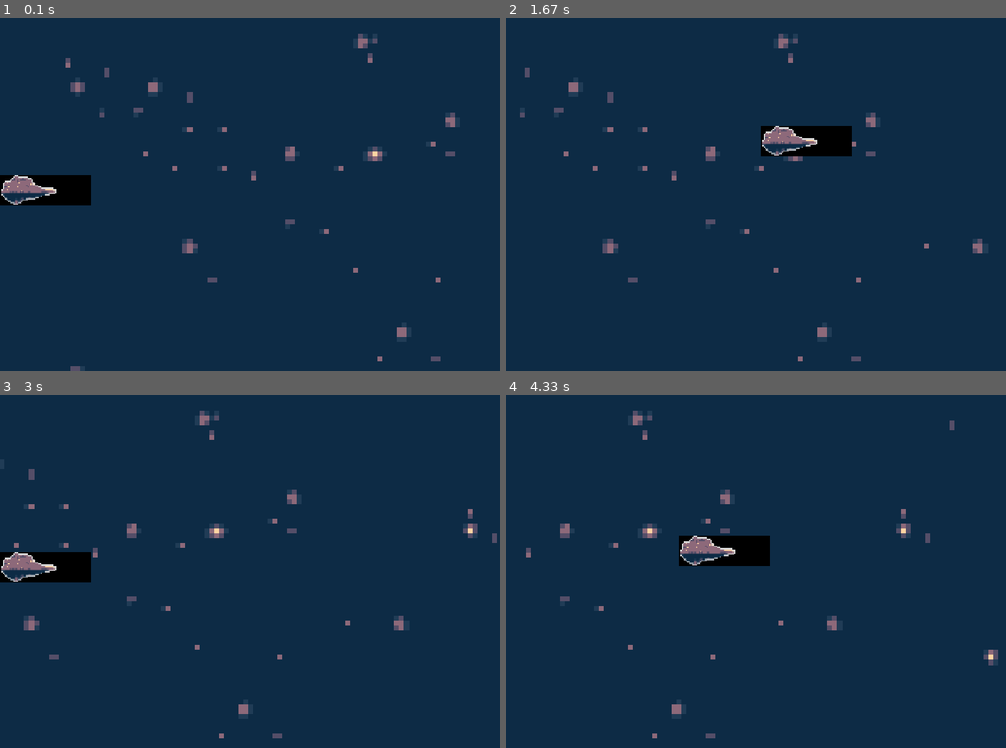
Above: before the commit, frames 1-4 (two rows, left to right).
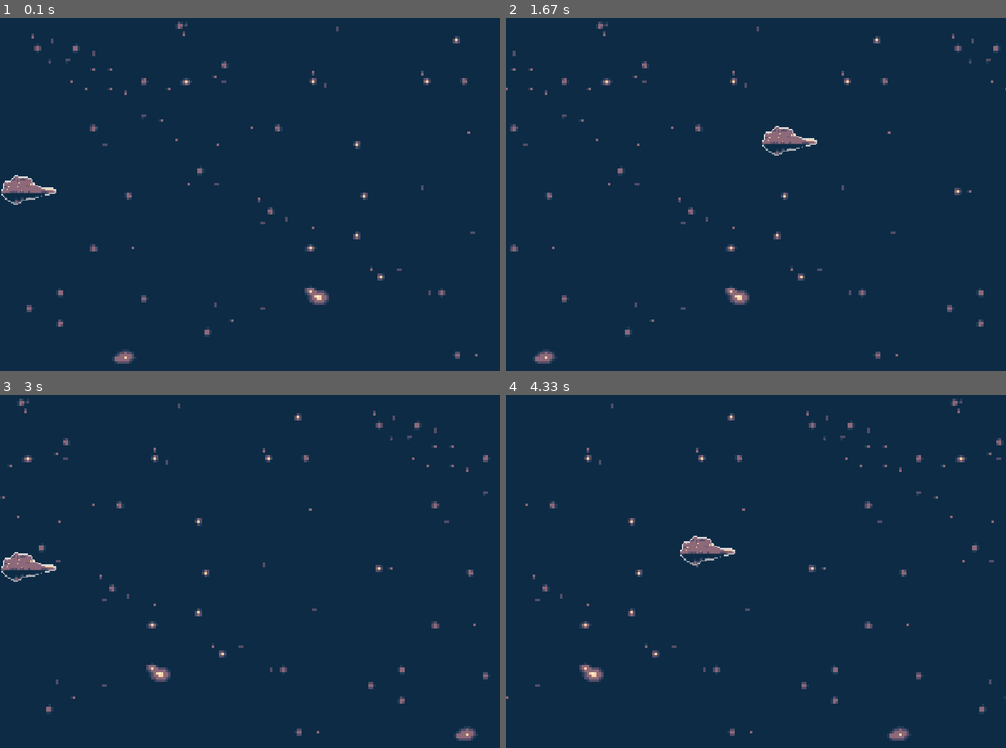
Above: after the commit, the same moments.

Repository: LuizHFS-Codice/Dessoft
Game: pygame game, started from Pygame/Área de Jogo.py
The game is run twice, just before and just after one commit, with the same random seed, the same clock (stepped at 60 frames per second) and the same inputs.
Inputs:
- Up to frame 1 (0.1 s): no input
- Up to frame 2 (1.67 s): hold Right 0.33-0.8 s; hold Up 0.83-1.13 s; hold Right 1.17-1.63 s
- Up to frame 3 (3 s): hold Left 1.67-2.2 s; hold Down 2.23-2.53 s; hold Left 2.57-2.97 s
- Up to frame 4 (4.33 s): hold Up 3-3.37 s; hold Right 3.4-4.03 s; hold Down from 4.07 s (still down)

The runs differ from the first frame. In frame 1, 3.1% of the frame differs, in the area x 0-96%, y 1-100%; in frame 2, 3.0%; in frame 3, 3.1%; in frame 4, 3.0%.

Commit message:
Atualização da Skybox, e convert_alpha na nave

Diff:
--- a/Pygame/Área de Jogo.py
+++ b/Pygame/Área de Jogo.py
@@ -13,10 +13,11 @@
 Janela=pygame.display.set_mode((Largura,Altura))
 pygame.display.set_caption('Space Flight')
 
-NaveImg=pygame.image.load('Assets/Imagens/Nave.png').convert()
+NaveImg=pygame.image.load('Assets/Imagens/Nave.png').convert_alpha()
 relógio=pygame.time.Clock()
 
 SkyBox=pygame.image.load('Assets/Imagens/Skybox.png').convert()
+SkyBox=pygame.transform.scale(SkyBox,(Largura,Altura))
 rolagem=0
 fundo=math.ceil(Largura /SkyBox.get_width()) +1
 
@@ -24,7 +25,7 @@
 class Nave(pygame.sprite.Sprite):
     def __init__(self,img):
         pygame.sprite.Sprite.__init__(self)
-        self.image=pygame.image.load('Assets/Imagens/Nave.png').convert()
+        self.image=pygame.image.load('Assets/Imagens/Nave.png').convert_alpha()
         self.image=pygame.transform.scale(self.image,(LargNav,AltNav))
         self.rect=self.image.get_rect()
         self.rect.left=0
